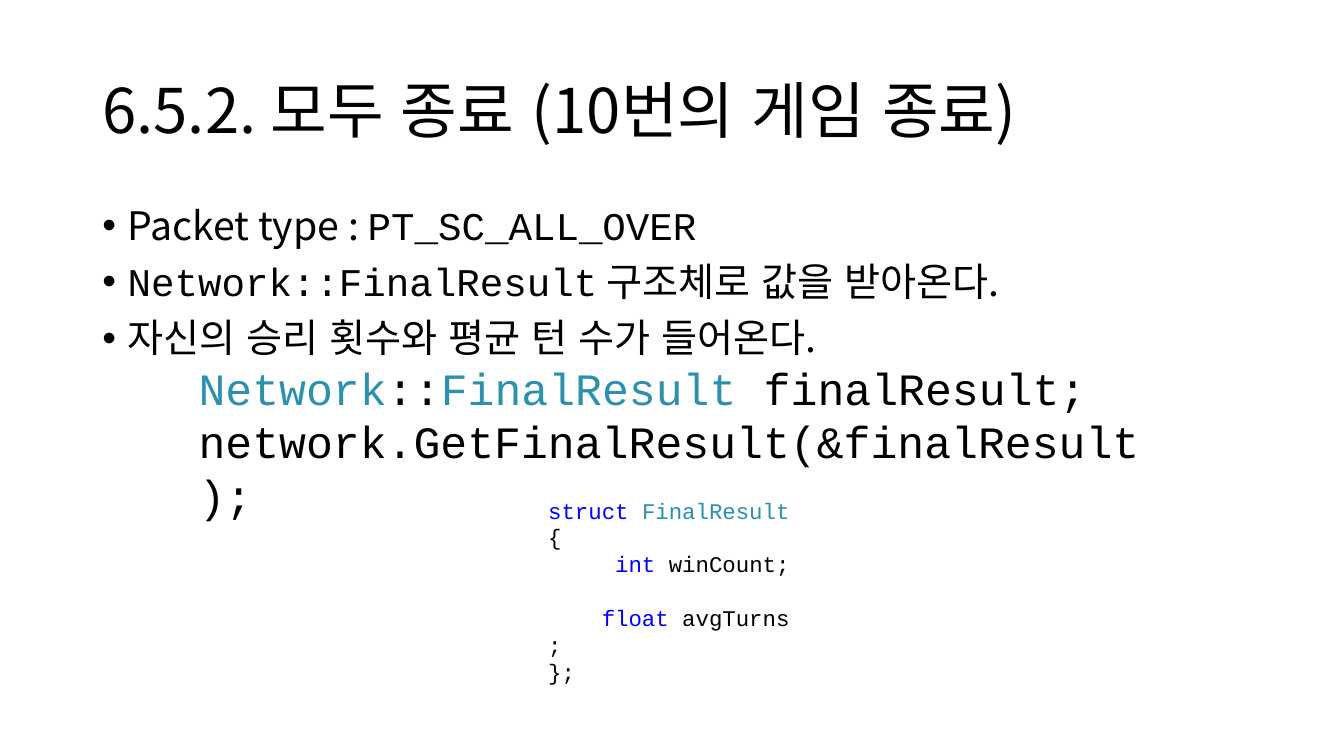
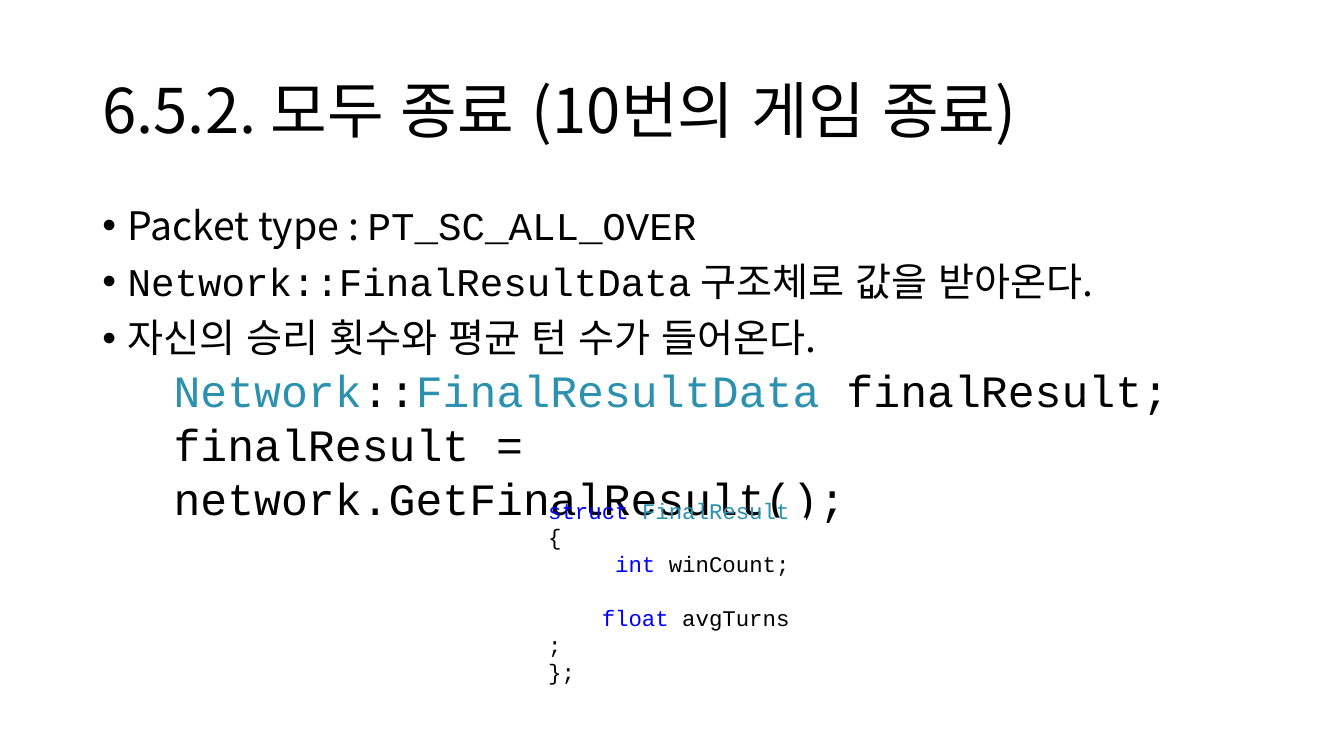
Before and after one commit to namse/BGNL, a slide deck: slide 29 of BGNL사용법설명.pptx. Drawn at 1344x756 pixels with LibreOffice and Linux fonts; fonts in the diff are those of the drawing. Boxes give left, top, right and bottom in pixels: in the first picture for what was removed or moved away, otherwise in the second. Text is boxed around its words. In the diff, an @@ line names an element or a change of style, - is before the commit and + after.

```diff
--- a/BGNL사용법설명.pptx
+++ b/BGNL사용법설명.pptx
@@ text at bbox=[128, 263, 1093, 299]: text changed @@
-• Network::FinalResult 구조체로 값을 받아온다.
+• Network::FinalResultData 구조체로 값을 받아온다.
@@ text at bbox=[174, 375, 1169, 523]: text changed @@
-Network::FinalResult finalResult;
-network.GetFinalResult(&finalResult);
+Network::FinalResultData finalResult;
+finalResult = network.GetFinalResult();
```
Also in this commit, not shown: 4 other slides changed, 5 other files.
